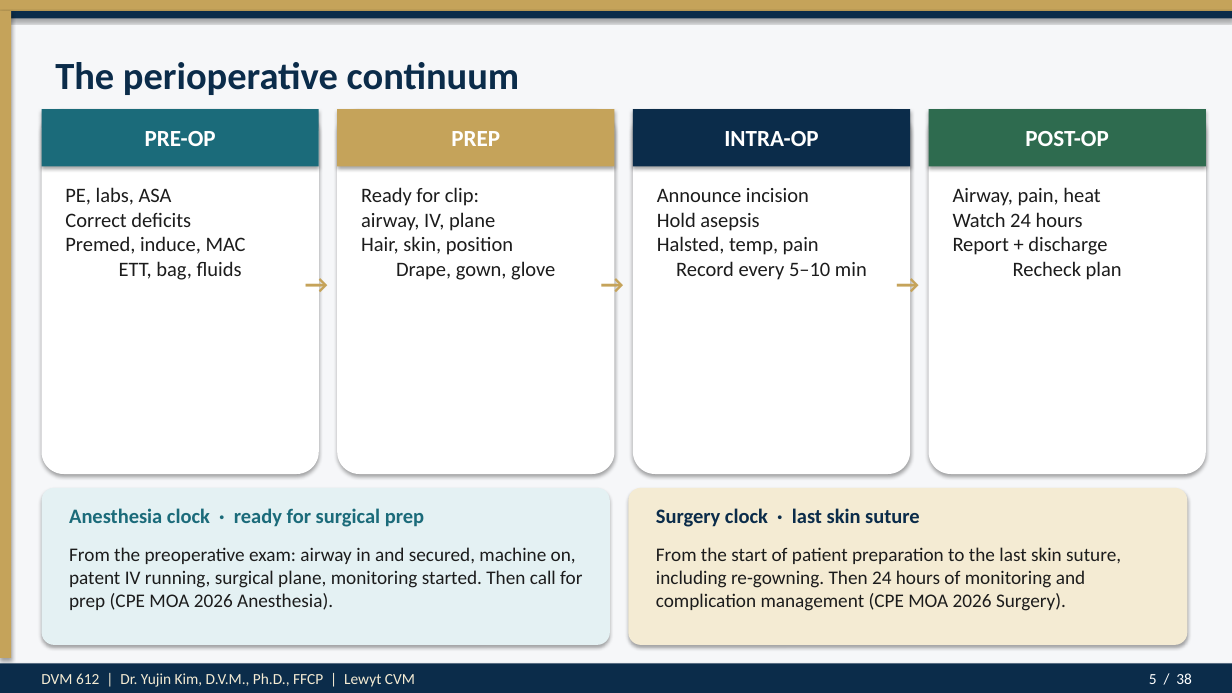
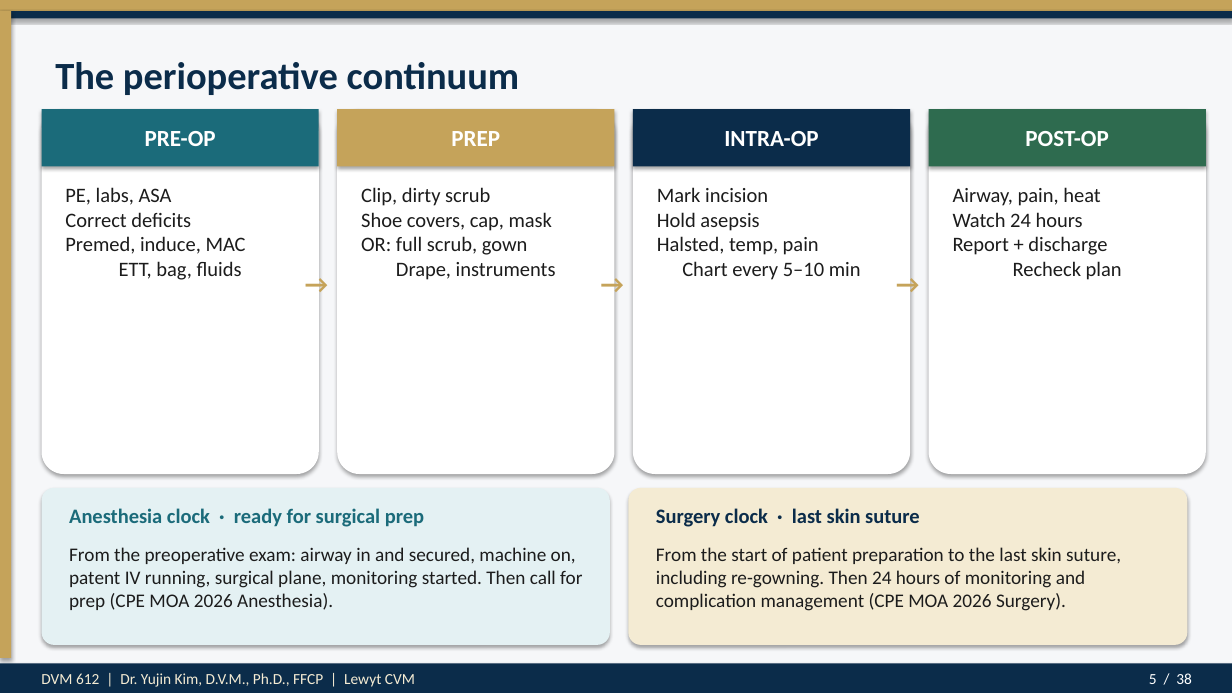
Before and after one commit to drkimvet/happycare, a slide deck: slide 5 of lectures/DVM-612_Week4_Preop_PatientPrep_Postop.pptx. Drawn at 1232x693 pixels with LibreOffice and Linux fonts; fonts in the diff are those of the drawing. Boxes give left, top, right and bottom in pixels: in the first picture for what was removed or moved away, otherwise in the second. Text is boxed around its words. In the diff, an @@ line names an element or a change of style, - is before the commit and + after.

```diff
--- a/lectures/DVM-612_Week4_Preop_PatientPrep_Postop.pptx
+++ b/lectures/DVM-612_Week4_Preop_PatientPrep_Postop.pptx
@@ text at box(361, 187, 556, 280): text changed @@
-Ready for clip:
-airway, IV, plane
-Hair, skin, position
-Drape, gown, glove
+Clip, dirty scrub
+Shoe covers, cap, mask
+OR: full scrub, gown
+Drape, instruments
@@ text at box(657, 187, 861, 280): text changed @@
-Announce incision
-Hold asepsis
-Halsted, temp, pain
-Record every 5–10 min
+Mark incision
+Hold asepsis
+Halsted, temp, pain
+Chart every 5–10 min
```
Also in this commit, not shown: 7 other slides changed, 5 other files.
